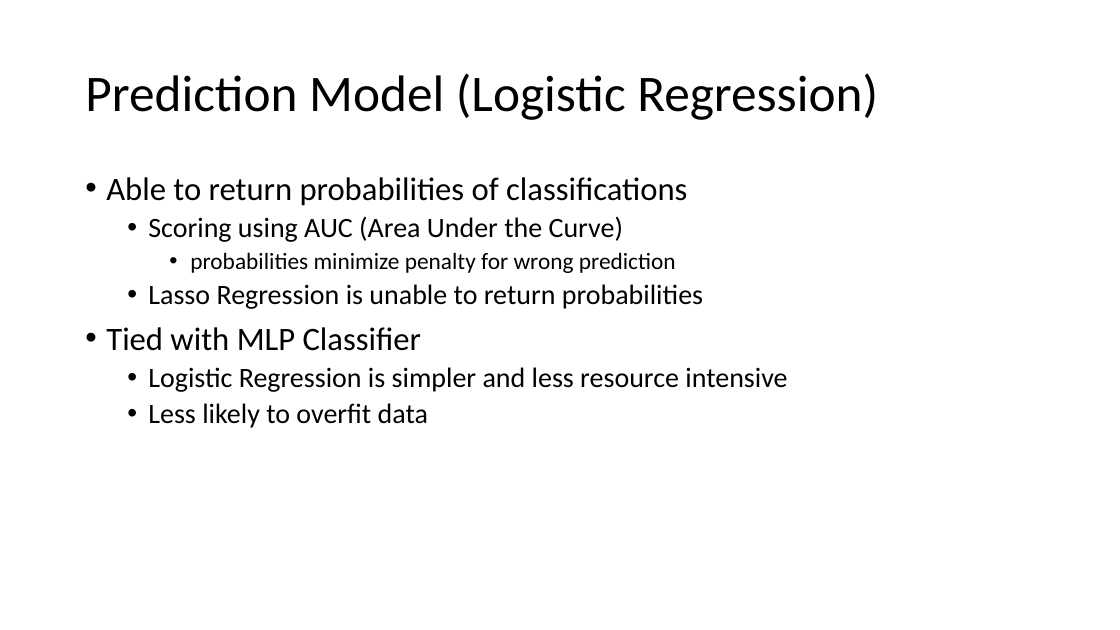
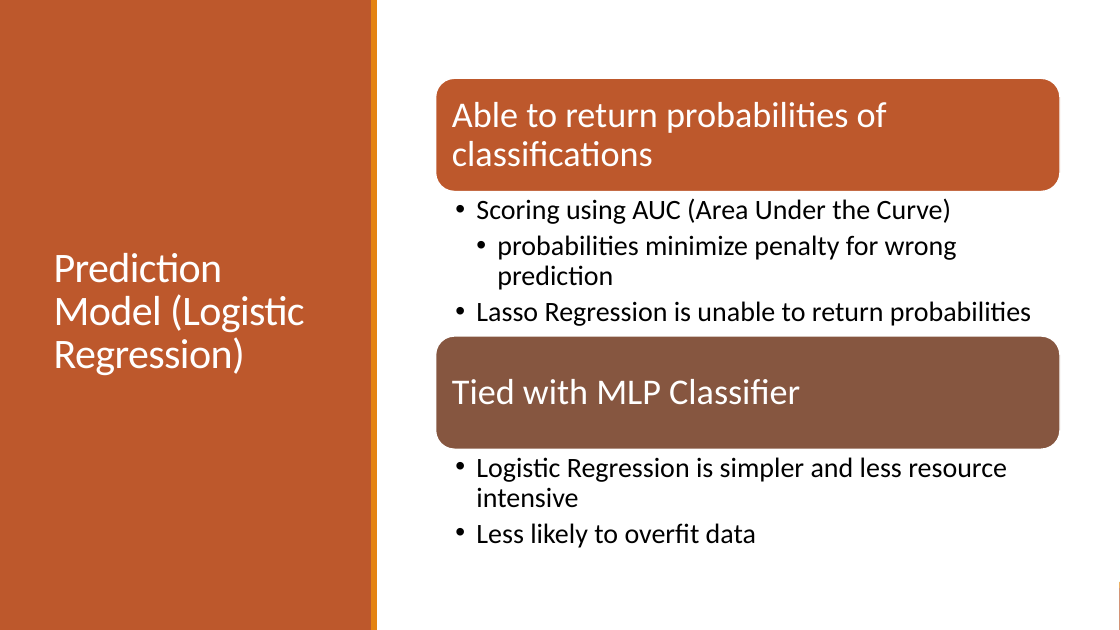
Before and after one commit to suong4554/Machine-Learning-Poly-U, a slide deck: slide 9 of Presentation.pptx. Drawn at 1120x630 pixels with LibreOffice and Linux fonts; fonts in the diff are those of the drawing. Boxes give left, top, right and bottom in pixels: in the first picture for what was removed or moved away, otherwise in the second. Text is boxed around its words. In the diff, an @@ line names an element or a change of style, - is before the commit and + after.

```diff
--- a/Presentation.pptx
+++ b/Presentation.pptx
@@ rectangle added at [0, 0, 1120, 630], fill #FFFFFF @@
@@ rectangle added at [0, 0, 372, 630], fill #BD582C @@
@@ rectangle added at [371, 0, 377, 630], fill #E48312 @@
@@ title "Prediction Model (Logistic Regression)": place and size @@
-title "Prediction Model (Logistic Regression)" at [85, 73, 878, 120]
+title "Prediction Model (Logistic Regression)" at [54, 253, 305, 375]
@@ title "Prediction Model (Logistic Regression)" at [54, 253, 305, 375]: size 44 to 36 pt, text colour #000000 to #FFFFFF, letter spacing 0 to -0.5 pt; line spacing 0.9 to 0.85 @@
@@ text removed at [106, 177, 787, 428] @@
-• Able to return probabilities of classifications
-  • Scoring using AUC (Area Under the Curve)
-    • probabilities minimize penalty for wrong prediction
-  • Lasso Regression is unable to return probabilities
-• Tied with MLP Classifier
-  • Logistic Regression is simpler and less resource intensive
-  • Less likely to overfit data
@@ group added at [436, 78, 1060, 548]: 4 texts, 2 rounded rectangles @@
+Able to return probabilities of classifications
+  • Scoring using AUC (Area Under the Curve)
+    • probabilities minimize penalty for wrong prediction
+  • Lasso Regression is unable to return probabilities
+Tied with MLP Classifier
+  • Logistic Regression is simpler and less resource intensive
+  • Less likely to overfit data
@@ rectangle added at [0, 588, 1120, 630], fill #BD582C @@
@@ rectangle added at [0, 582, 1120, 588], fill #E48312 @@
```
Also in this commit, not shown: 12 other slides changed.
